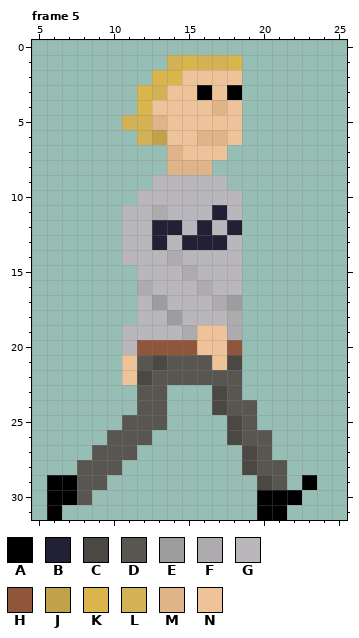
Animated GIF sprite, stored at OscarWalk.gif. The picture above was drawn from the file before the commit.
The file is 160x160 pixels, drawn in blocks of 5x5; one block is one cell here. Shown: frame 5: x 5..25, y 0..31. The commit also changed other frames, which this record leaves out.
Palette (. is transparent): A #000000  B #222034  C #4b4844  D #595652  E #9e9d9e  F #adabae  G #b9b7bb  H #8f563b  J #c1a24a  K #dab54c  L #d3b255  M #e0b489  N #eec39a
Pixels before, frame 5, first column x 6:
 1 ........LKLLK.....
 2 .......KKNNNN.....
 3 ......KLNNANA.....
 4 ......KNNNNMN.....
 5 .....LLMNNNNN.....
 6 ......LJNNMMN.....
 7 ........MNNN......
 8 ........MMM.......
 9 .......GGGGG......
10 ......GGGGGGG.....
11 .....GGFGGGBG.....
12 .....GGBBGBGB.....
13 .....GGBGBBBG.....
14 .....GGGFGGGG.....
15 ......GGGFGGG.....
16 ......FGGGFGG.....
17 ......GEGGGFE.....
18 ......GGEGGGF.....
19 .....GGGGFNNF.....
20 .....GHHHHNNH.....
21 .....NDCDDDNC.....
22 .....NCDDDDDD.....
23 ......DD...CD.....
24 ......DD...CDD....
25 .....DDD....CD....
26 ....DDD.....CDD...
27 ...DDD.......CD...
28 ..DDD........CDD..
29 AADD..........CD.A
30 AAD...........AAA.
31 A.............AA..
The result:
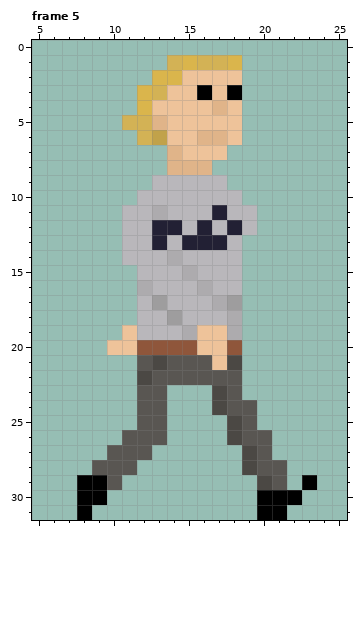
What changed:
Changed rows in their new state; - is an unchanged pixel.
Frame 5:
first column x 19:
11 G
12 G
first column x 6:
19 -----N--
20 ----NN--
21 -----.--
22 -----.--
25 -----.--
26 ----.--D
27 ---.--D-
28 --.--D--
29 ..AAD---
30 ..AA----
31 .-A-----
